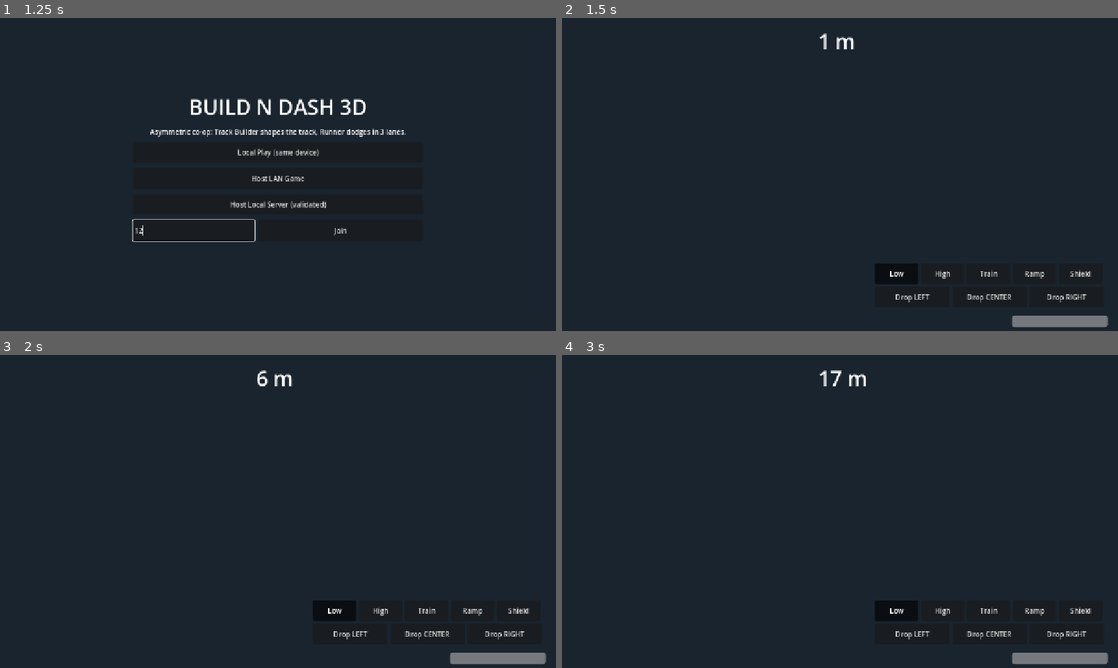
Above: before the commit, frames 1-4 (two rows, left to right).
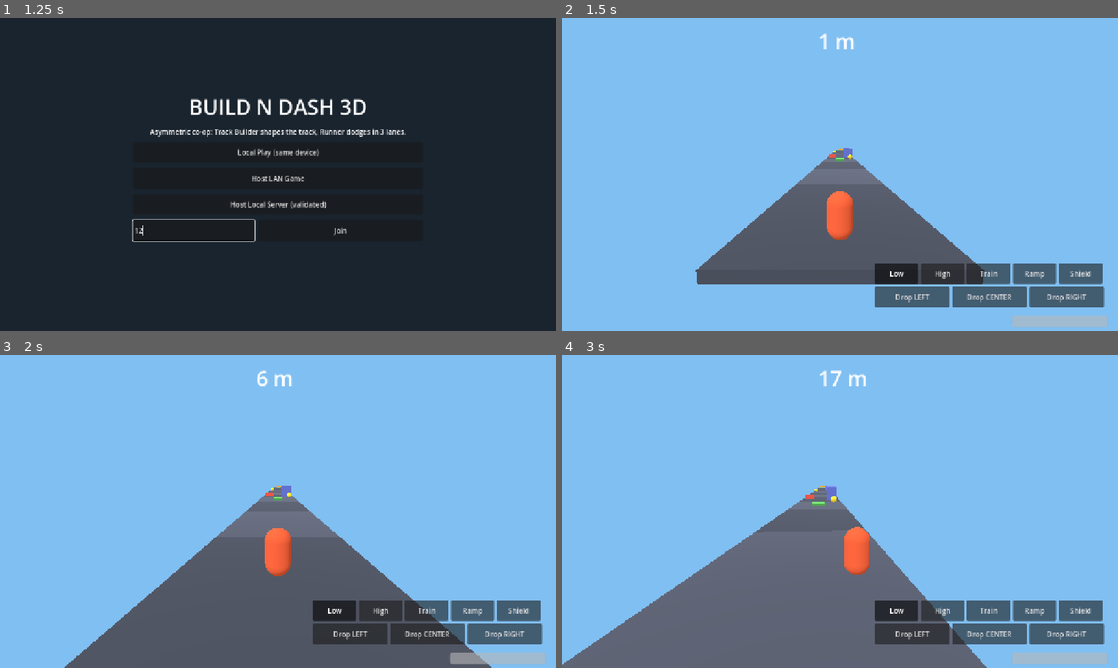
Above: after the commit, the same moments.

Repository: albertolicea00/BuildNDash3D
Game: Godot game, scene res://scenes/main.tscn
The game is run twice, just before and just after one commit, with the same random seed, the same clock (stepped at 60 frames per second) and the same inputs.
Inputs (mouse positions are in pixels of both pictures, inside the frame that each line leads up to):
- Up to frame 1 (1.25 s): click (194, 230) at 0.52 s; type "12" at 0.6 s
- Up to frame 2 (1.5 s): click "Local Play (same device)" at 1.25 s
- Up to frame 3 (2 s): no input
- Up to frame 4 (3 s): click "Low" at 2 s; tap Enter at 2.75 s; move the mouse to (962, 495) at 2.77 s; hold Right from 2.78 s (still down); click (962, 495) at 2.92 s

Frame 1 is identical in both runs. In frame 2, 99% of the frame differs, in the area x 0-100%, y 0-100%; in frame 3, 97%; in frame 4, 100%.

Commit message:
feat: add background visibility toggling during game state transitions in main script

Diff:
--- a/scripts/main.gd
+++ b/scripts/main.gd
@@ -6,6 +6,7 @@
 const TITLE := "BUILD N DASH 3D"
 
 var menu: Control
+var bg: ColorRect
 var status: Label
 var ip_edit: LineEdit
 var game: Node3D
@@ -25,7 +26,7 @@
 
 
 func _build_menu() -> void:
-	var bg := ColorRect.new()
+	bg = ColorRect.new()
 	bg.color = Color(0.1, 0.14, 0.18)
 	bg.set_anchors_preset(Control.PRESET_FULL_RECT)
 	add_child(bg)
@@ -122,6 +123,7 @@
 
 
 func _start_game() -> void:
+	bg.hide()
 	menu.hide()
 	game = GameScript.new()
 	game.name = "Game"  # identical node path on host and client (required for RPCs)
@@ -134,5 +136,6 @@
 		game.queue_free()
 		game = null
 	Net.start_local()  # tear down any network peer
+	bg.show()
 	menu.show()
 	status.text = message
